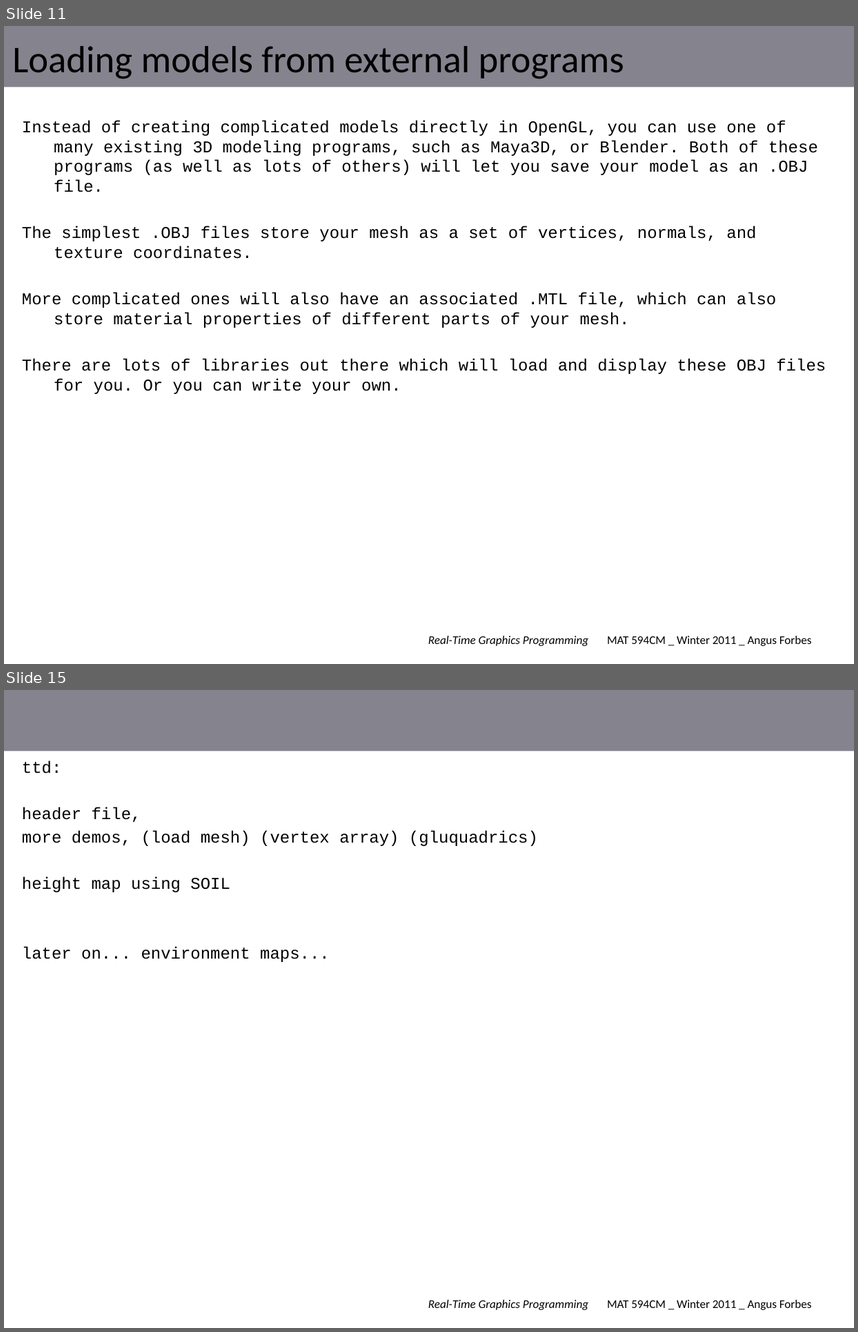
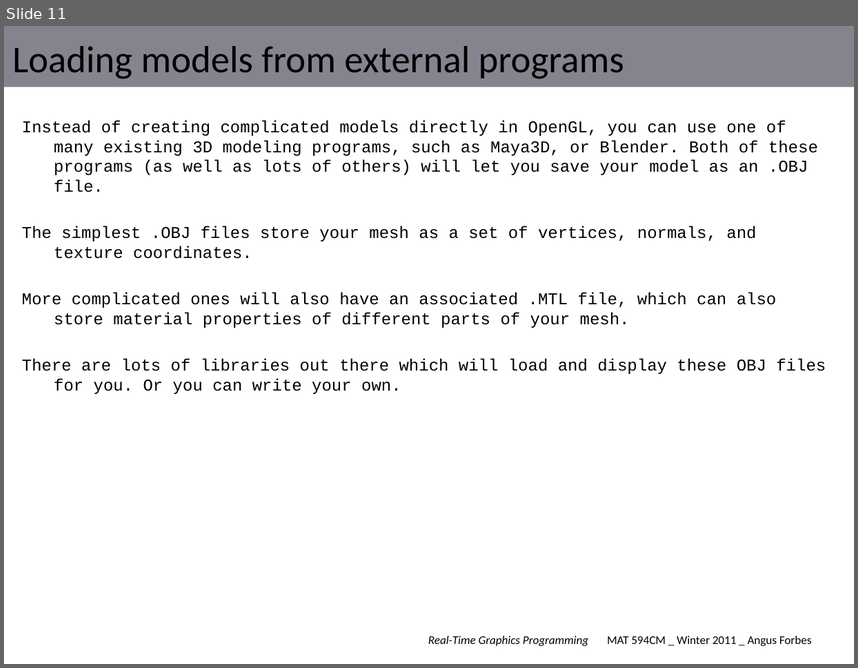
Before and after one commit to angusforbes/mat594cm, a slide deck: slides/week2.pptx. Shown one above the other, each under a label of ours: slides 11 and 15 before the commit, slide 11 after it; the slides between them are not shown. The pictures are 858x1332 and 858x668 pixels, drawn with LibreOffice and Linux fonts; fonts in the diff are those of the drawing. Boxes give left, top, right and bottom in pixels: in the first picture for what was removed or moved away, otherwise in the second. Text is boxed around its words. In the diff, an @@ line names an element or a change of style, - is before the commit and + after.

```diff
--- a/slides/week2.pptx
+++ b/slides/week2.pptx
@@ slide 15 removed at [4, 690, 854, 1328], background #FFFFFF; not listed: 2 template elements that a slide beside it also shows @@
@@ text removed at [22, 761, 538, 962] @@
-ttd:
-header file,
-more demos, (load mesh) (vertex array) (gluquadrics)
-height map using SOIL
-later on... environment maps...
```
Also in this commit, not shown: 1 slide changed, 3 other slides removed, 7 other files.
